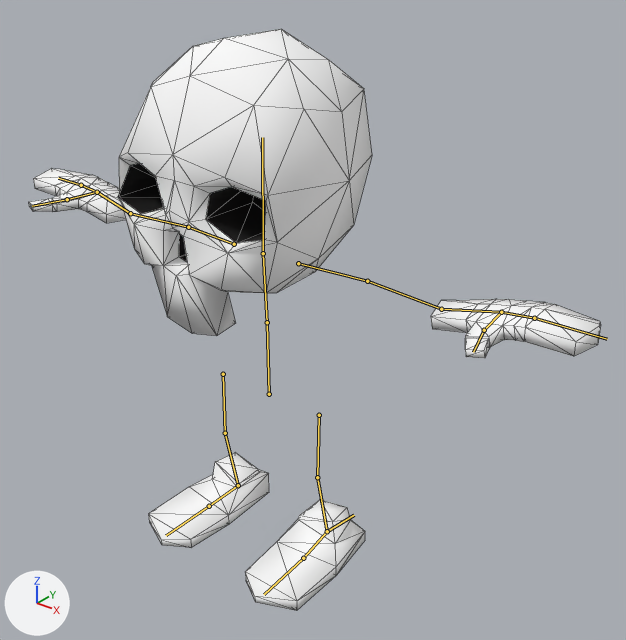
An edit to the Blender file res/models/flygy/flygy.blend, drawn before and after from the same camera.
Before and after are seen from a camera (50 mm lens) standing at (6.35, -7.06, 7.63) and looking at (0.22, 0.61, 2.88). The axes (+X, +Y, +Z) are drawn at lower left. The lights are the same throughout. The bones that bend it are drawn over the model as lines. Mesh edges are drawn as thin lines.
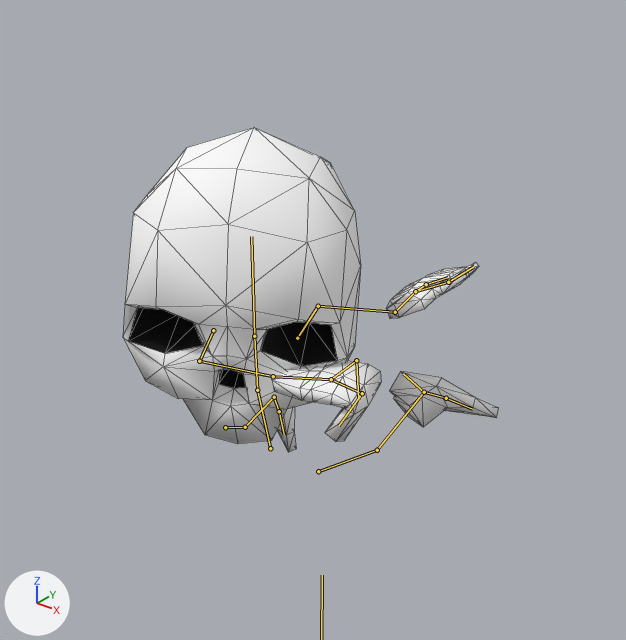
The newer file adds an action. The first version stands in its rest pose; the second is drawn at frame 20 of the action 'midair_slash1'.

What the commit changed:
Bone 'root' (bone_root) moves from (0.0, 0.0, 0.0) to (0.0, 0.0, -0.83).
Bone 'stomach' (bone_stomach) turns from (0, 0, 0) to (12, 0, 0) degrees about its own x, y and z.
Bone 'chest' (bone_chest) turns from (0, 0, 0) to (-3, 30, -11) degrees about its own x, y and z.
Bone 'elbow.r' (bone_elbow_r) moves from (0.0, 0.0, 0.0) to (0.83, 0.0, 4.71).
Bone 'elbow.l' (bone_elbow_l) moves from (0.0, 0.0, 0.0) to (-3.19, 0.0, -0.09).
Bone 'foot_ik.r' (bone_foot_ik_r) moves from (0.0, 0.0, 0.0) to (-0.6, 1.38, 0.79).
Bone 'foot_ik.r' (bone_foot_ik_r) turns from (0, 0, 0) to (105, 26, -20) degrees about its own x, y and z.
Bone 'foot_ik.l' (bone_foot_ik_l) moves from (0.0, 0.0, 0.0) to (0.44, 1.24, 1.82).
Bone 'foot_ik.l' (bone_foot_ik_l) turns from (0, 0, 0) to (143, -13, 0) degrees about its own x, y and z.
Bone 'hand_ik.r' (bone_hand_ik_r) moves from (0.0, 0.0, 0.0) to (3.58, -1.27, -0.64).
Bone 'hand_ik.r' (bone_hand_ik_r) turns from (0, 0, 0) to (-1, -1, -169) degrees about its own x, y and z.
Bone 'hand1.r' (bone_hand1_r) turns from (0, 0, 0) to (-17, 0, 2) degrees about its own x, y and z.
Bone 'hand2.r' (bone_hand2_r) turns from (0, 0, 0) to (-100, 0, 0) degrees about its own x, y and z.
Bone 'thumb2.r' (bone_thumb2_r) turns from (0, 0, 0) to (-90, -5, 39) degrees about its own x, y and z.
Bone 'hand_ik.l' (bone_hand_ik_l) moves from (0.0, 0.0, 0.0) to (-1.23, 1.06, -0.79).
Bone 'hand_ik.l' (bone_hand_ik_l) turns from (0, 0, 0) to (-27, 12, 95) degrees about its own x, y and z.
Bone 'thumb2.l' (bone_thumb2_l) turns from (0, 0, 0) to (13, -27, 39) degrees about its own x, y and z.

Where the change shows, as pixel boxes (x1, y1, x2, y2) in the pictures (626 x 640 px):
'Plane.005', posed (34% narrower, 44% shorter)
    before: (29, 29, 601, 610)
    after: (123, 128, 498, 452)
bone 'stomach', root to tip
    before: (269, 394) to (267, 322)
    after: (270, 448) to (257, 390)
bone 'chest', root to tip
    before: (267, 322) to (263, 253)
    after: (257, 390) to (254, 336)
bone 'foot_ik.l', root to tip
    before: (327, 531) to (354, 515)
    after: (424, 392) to (403, 374)
bone 'hand1.r', root to tip
    before: (97, 192) to (81, 185)
    after: (331, 379) to (362, 393)
bone 'hand2.r', root to tip
    before: (81, 185) to (58, 178)
    after: (362, 393) to (339, 425)
bone 'thumb2.r', root to tip
    before: (67, 199) to (32, 206)
    after: (356, 360) to (358, 399)
bone 'thumb2.l', root to tip
    before: (484, 330) to (473, 352)
    after: (448, 282) to (474, 266)
